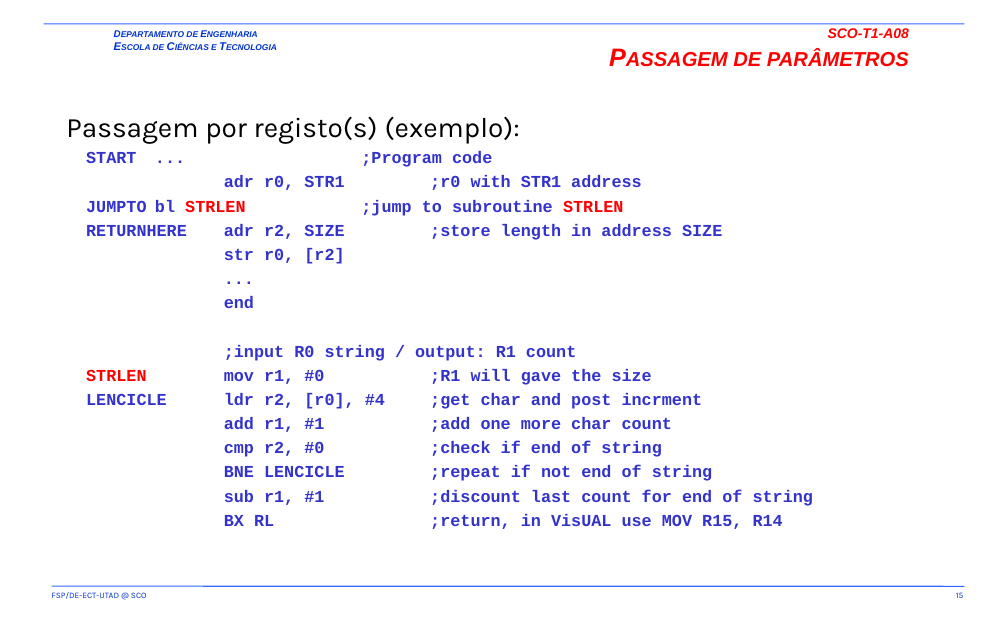
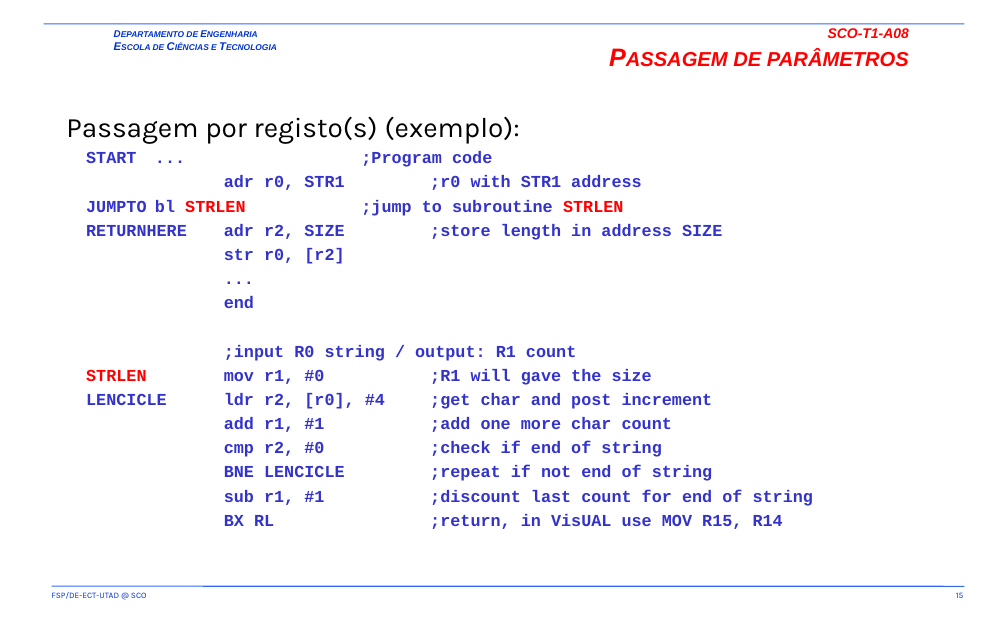
Before and after one commit to fsp864/UTAD-SCO, a slide deck: slide 15 of aulas/t/SCO-T1-A07-A08.pptx. Drawn at 1008x630 pixels with LibreOffice and Linux fonts; fonts in the diff are those of the drawing; background and template pictures are left out. Boxes give left, top, right and bottom in pixels: in the first picture for what was removed or moved away, otherwise in the second. Text is boxed around its words. In the diff, an @@ line names an element or a change of style, - is before the commit and + after.

```diff
--- a/aulas/t/SCO-T1-A07-A08.pptx
+++ b/aulas/t/SCO-T1-A07-A08.pptx
@@ text at box(224, 393, 713, 409): text changed @@
-  LENCICLE ldr r2, [r0], #4 ;get char and post incrment
+  LENCICLE ldr r2, [r0], #4 ;get char and post increment
```
Also in this commit, not shown: 6 other slides changed.
